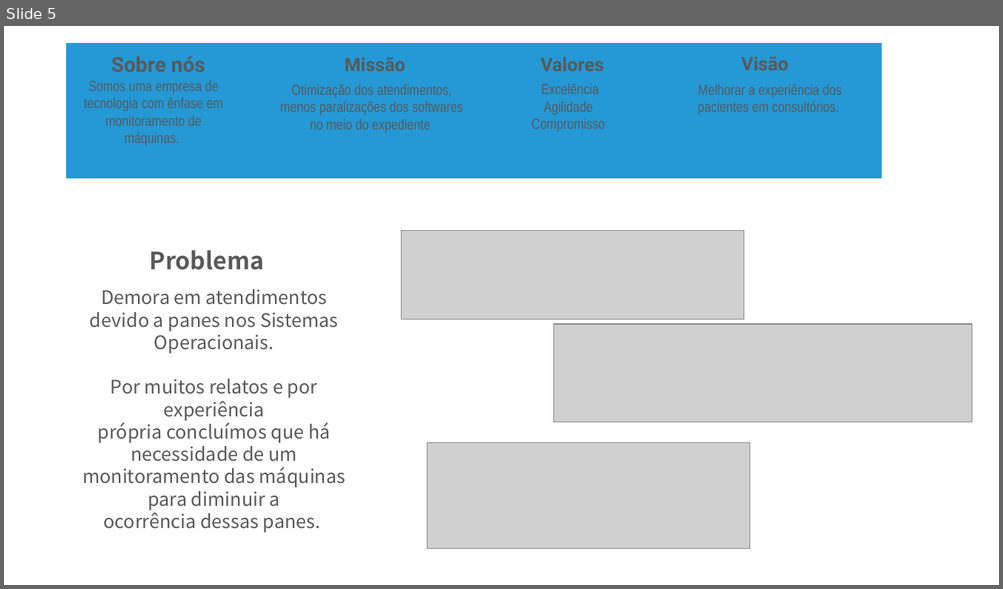
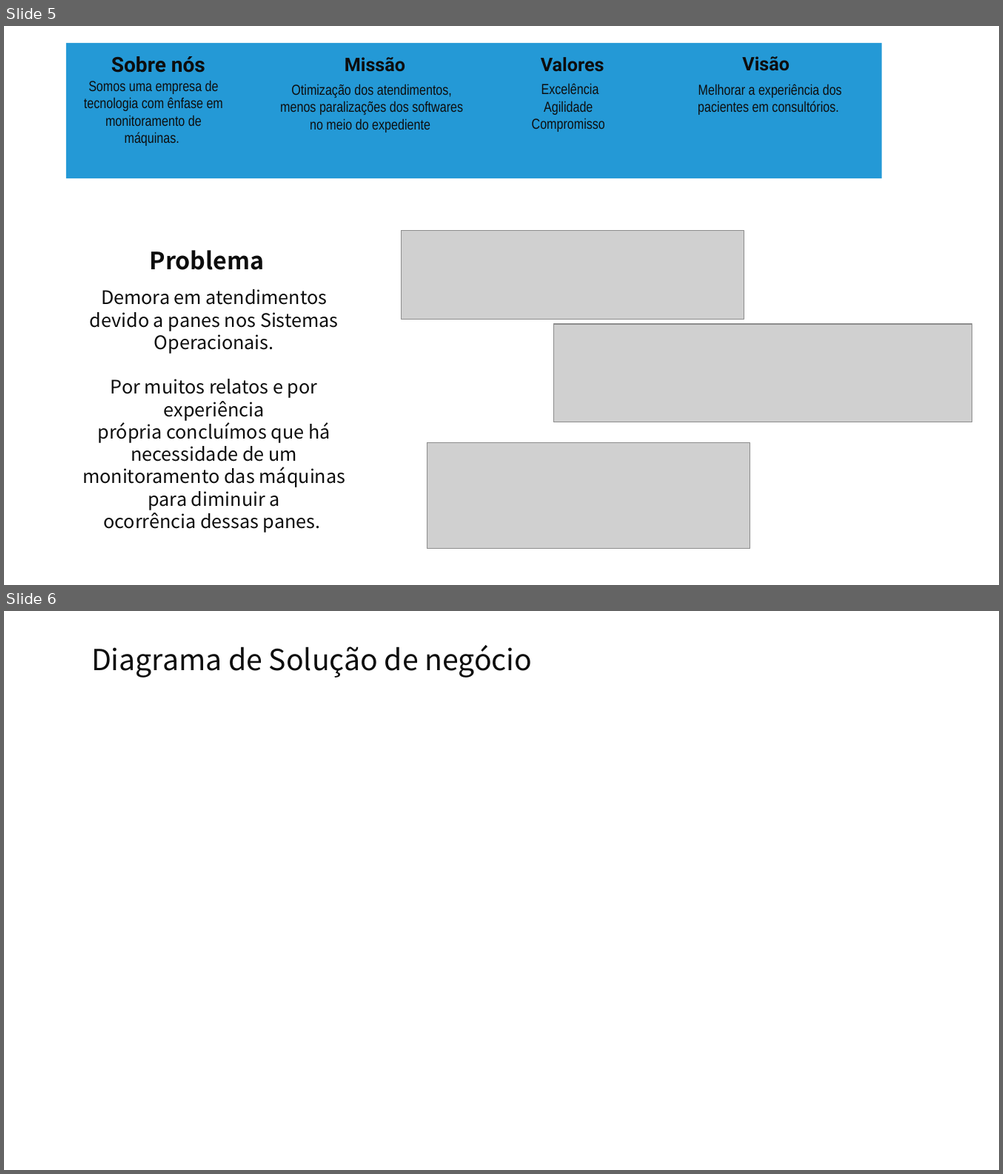
Before and after one commit to 2ADSC-Grupo9-HSO/Documentacao, a slide deck: Apresentações PPT/HSO-Sprint3.pptx. Shown one above the other, each under a label of ours: slide 5 before the commit, slides 5 and 6 after it. The pictures are 1003x589 and 1003x1174 pixels, drawn with LibreOffice and Linux fonts; fonts in the diff are those of the drawing; grey boxes stand for pictures; background and template pictures are left out. Boxes give left, top, right and bottom in pixels: in the first picture for what was removed or moved away, otherwise in the second. Text is boxed around its words. In the diff, an @@ line names an element or a change of style, - is before the commit and + after.

```diff
--- a/Apresentações PPT/HSO-Sprint3.pptx
+++ b/Apresentações PPT/HSO-Sprint3.pptx
@@ slide 6 added at (4, 611, 999, 1170), background picture (left out) @@
@@ text added at (91, 645, 532, 678), 28 pt, text #0D0D0D @@
+Diagrama de Solução de negócio
@@ slide 5 changed as well @@
@@ text colour #595959 to #0D0D0D in 10 elements at (84, 80, 223, 146), (111, 56, 205, 73), (280, 84, 463, 133), (532, 83, 605, 132), (540, 57, 604, 72), (697, 84, 842, 115), (150, 250, 264, 270), (82, 289, 346, 529), (344, 57, 405, 72), (742, 56, 789, 71) @@
```
Also in this commit, not shown: 7 other slides changed, 6 other slides added, 17 slides removed.
